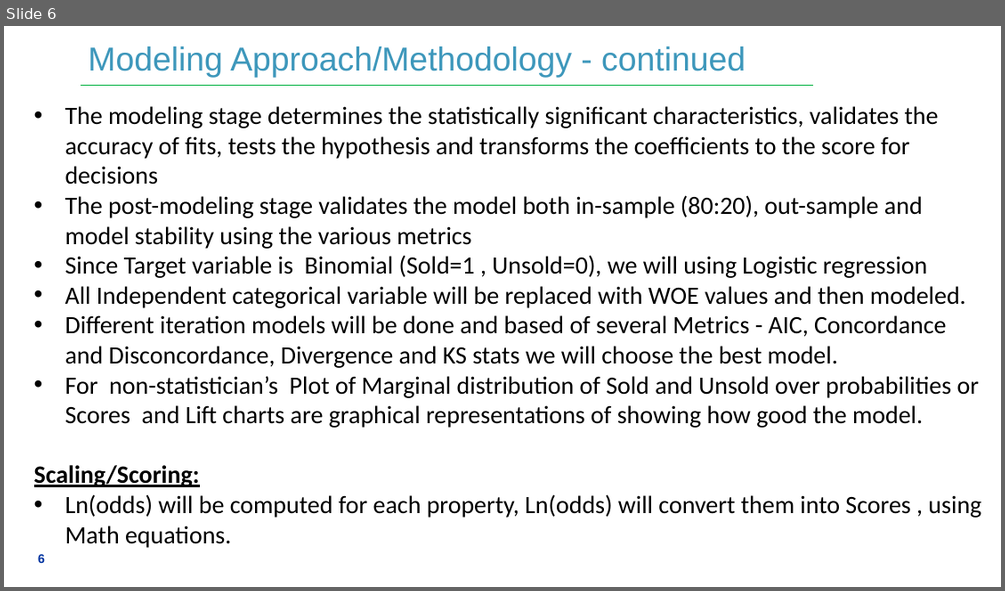
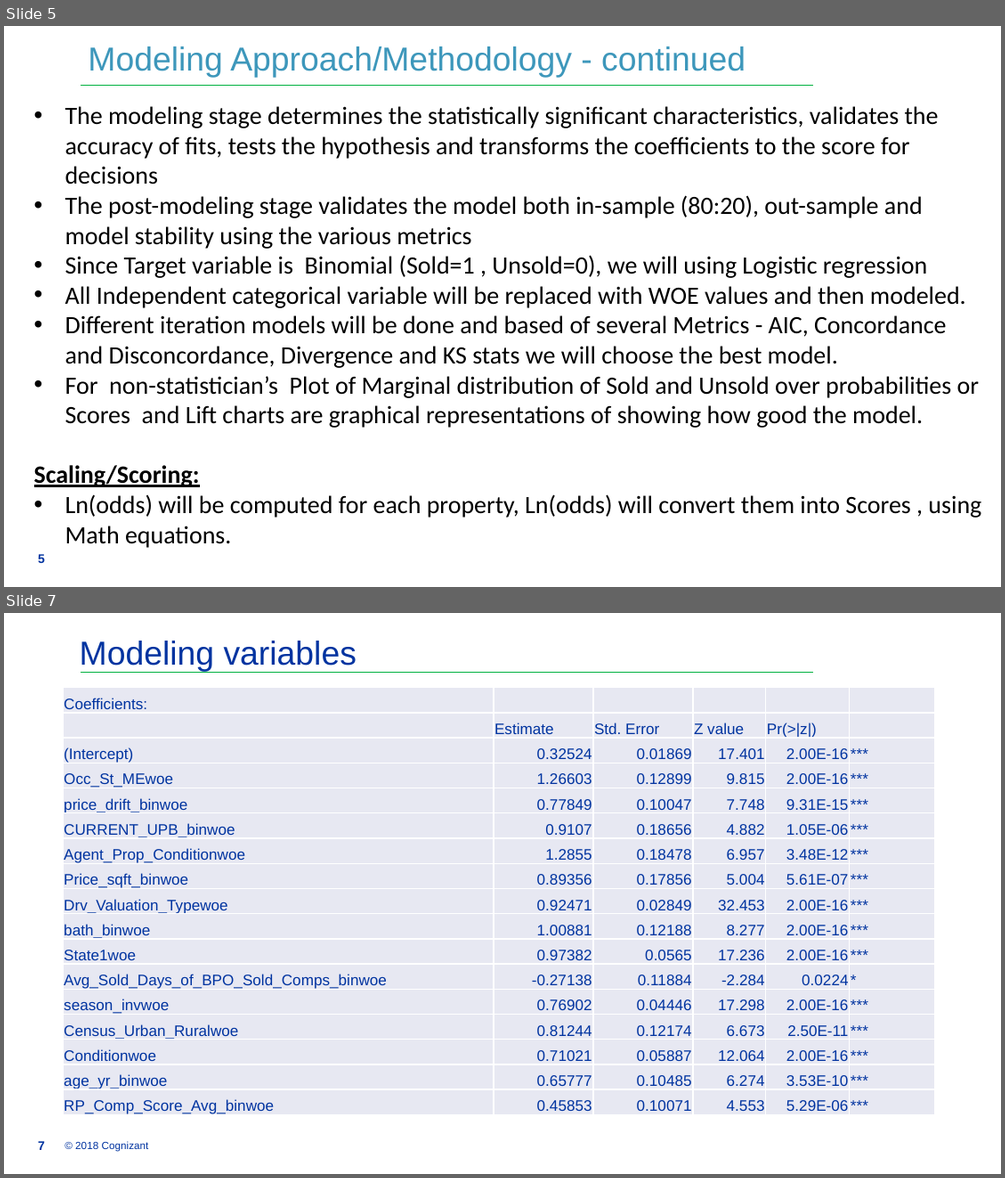
Before and after one commit to kmanivannan25/Capstone-Project-code, a slide deck: Capstone Project Presentation_Final.pptx. Shown one above the other, each under a label of ours: slide 6 before the commit, slides 5 and 7 after it; the slides between them are not shown. The pictures are 1005x591 and 1005x1178 pixels, drawn with LibreOffice and Linux fonts; fonts in the diff are those of the drawing; background and template pictures are left out. Boxes give left, top, right and bottom in pixels: in the first picture for what was removed or moved away, otherwise in the second. Text is boxed around its words. In the diff, an @@ line names an element or a change of style, - is before the commit and + after.

```diff
--- a/Capstone Project Presentation_Final.pptx
+++ b/Capstone Project Presentation_Final.pptx
@@ slide 7 added at box(4, 613, 1001, 1174), background #FFFFFF; not listed: 1 template element that a slide beside it also shows @@
@@ text added at box(80, 641, 356, 671), 24 pt, text #0033A0 @@
+Modeling variables
@@ table added at box(63, 688, 935, 1118), 17 rows, 6 columns @@
+Coefficients: |  |  |  |  | 
+ | Estimate | Std. Error | Z value | Pr(>|z|) | 
+(Intercept) | 0.32524 | 0.01869 | 17.401 | 2.00E-16 | ***
+Occ_St_MEwoe | 1.26603 | 0.12899 | 9.815 | 2.00E-16 | ***
+price_drift_binwoe | 0.77849 | 0.10047 | 7.748 | 9.31E-15 | ***
+CURRENT_UPB_binwoe | 0.9107 | 0.18656 | 4.882 | 1.05E-06 | ***
+Agent_Prop_Conditionwoe | 1.2855 | 0.18478 | 6.957 | 3.48E-12 | ***
+Price_sqft_binwoe | 0.89356 | 0.17856 | 5.004 | 5.61E-07 | ***
+Drv_Valuation_Typewoe | 0.92471 | 0.02849 | 32.453 | 2.00E-16 | ***
+bath_binwoe | 1.00881 | 0.12188 | 8.277 | 2.00E-16 | ***
+State1woe | 0.97382 | 0.0565 | 17.236 | 2.00E-16 | ***
+Avg_Sold_Days_of_BPO_Sold_Comps_binwoe | -0.27138 | 0.11884 | -2.284 | 0.0224 | *
+season_invwoe | 0.76902 | 0.04446 | 17.298 | 2.00E-16 | ***
+Census_Urban_Ruralwoe | 0.81244 | 0.12174 | 6.673 | 2.50E-11 | ***
+Conditionwoe | 0.71021 | 0.05887 | 12.064 | 2.00E-16 | ***
+age_yr_binwoe | 0.65777 | 0.10485 | 6.274 | 3.53E-10 | ***
+RP_Comp_Score_Avg_binwoe | 0.45853 | 0.10071 | 4.553 | 5.29E-06 | ***
@@ page number added at box(38, 1141, 45, 1150), 9 pt, text #0033A0, bold @@
+7
@@ text added at box(75, 1141, 149, 1151), 7.5 pt, text #0033A0 @@
+© 2018 Cognizant
@@ what was slide 6 is now slide 5 @@
```
Also in this commit, not shown: 2 slides changed, 1 other slide added.
